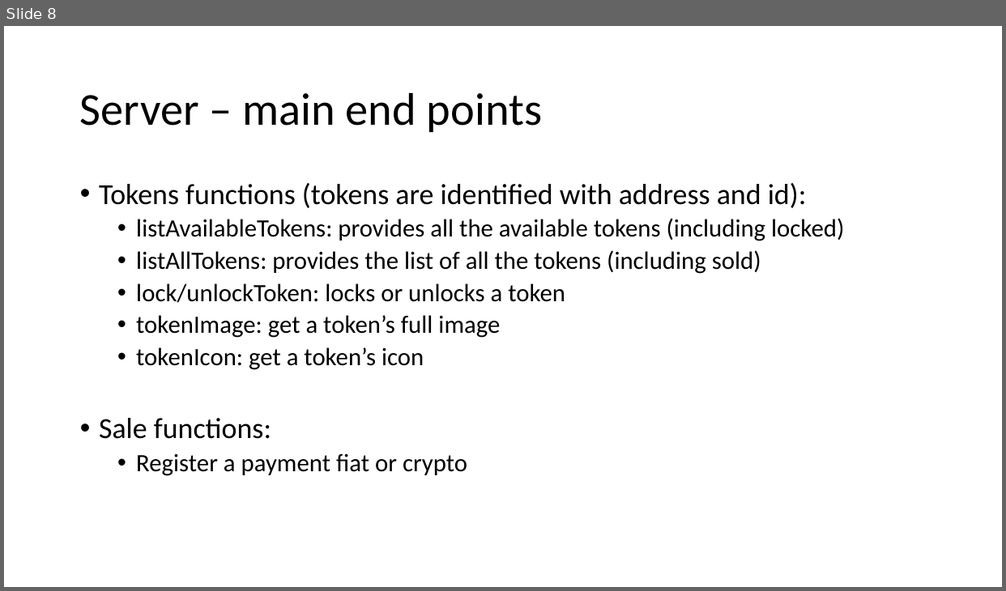
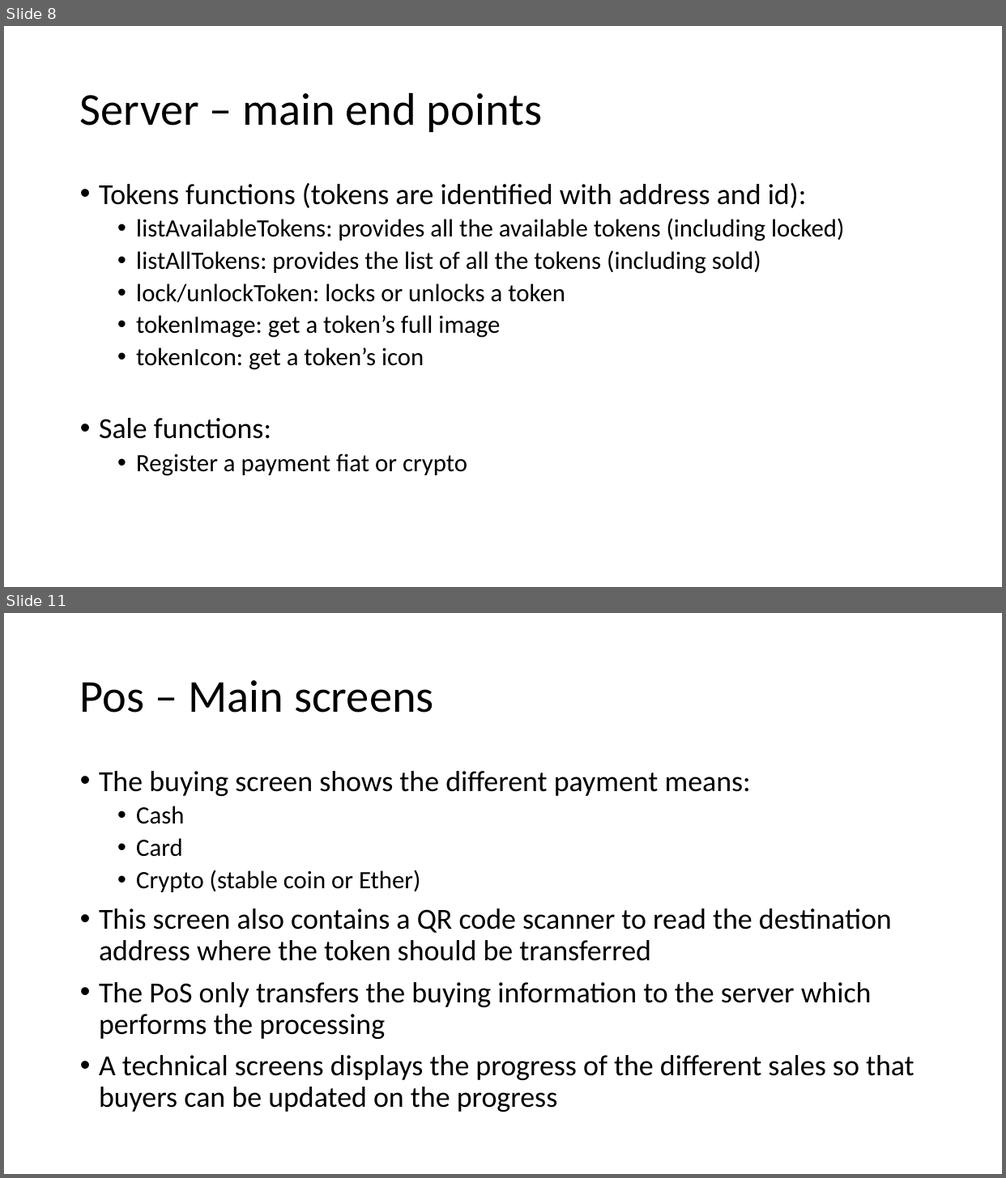
Before and after one commit to PhilippeMeyer/nft4Art, a slide deck: specs.pptx. Shown one above the other, each under a label of ours: slide 8 before the commit, slides 8 and 11 after it; the slides between them are not shown. The pictures are 1006x591 and 1006x1178 pixels, drawn with LibreOffice and Linux fonts; fonts in the diff are those of the drawing. Boxes give left, top, right and bottom in pixels: in the first picture for what was removed or moved away, otherwise in the second. Text is boxed around its words. In the diff, an @@ line names an element or a change of style, - is before the commit and + after.

```diff
--- a/specs.pptx
+++ b/specs.pptx
@@ slide 11 added at (x1=4, y1=613, x2=1002, y2=1174), background #FFFFFF @@
@@ title added at (x1=80, y1=680, x2=434, y2=713), 44 pt, text #000000 @@
+Pos – Main screens
@@ text added at (x1=99, y1=771, x2=914, y2=1112), 28 pt, text #000000 @@
+• The buying screen shows the different payment means:
+  • Cash
+  • Card
+  • Crypto (stable coin or Ether)
+• This screen also contains a QR code scanner to read the destination address where the token should be transferred
+• The PoS only transfers the buying information to the server which performs the processing
+• A technical screens displays the progress of the different sales so that buyers can be updated on the progress
```
Also in this commit, not shown: 2 slides changed, 3 other slides added.
